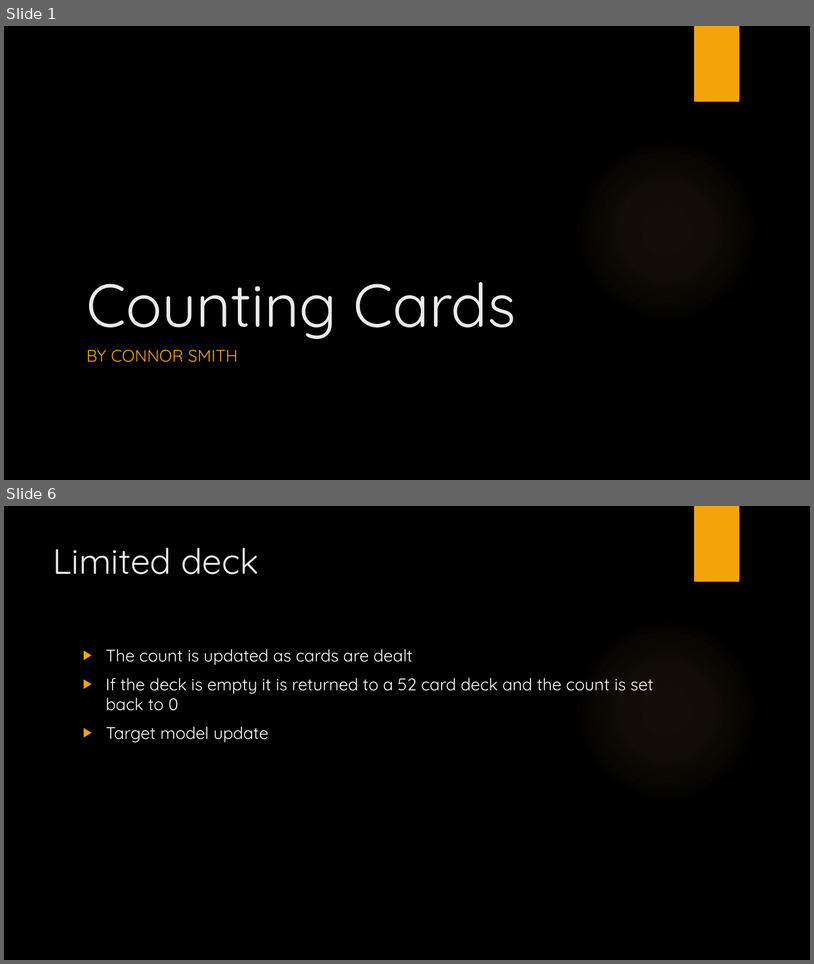
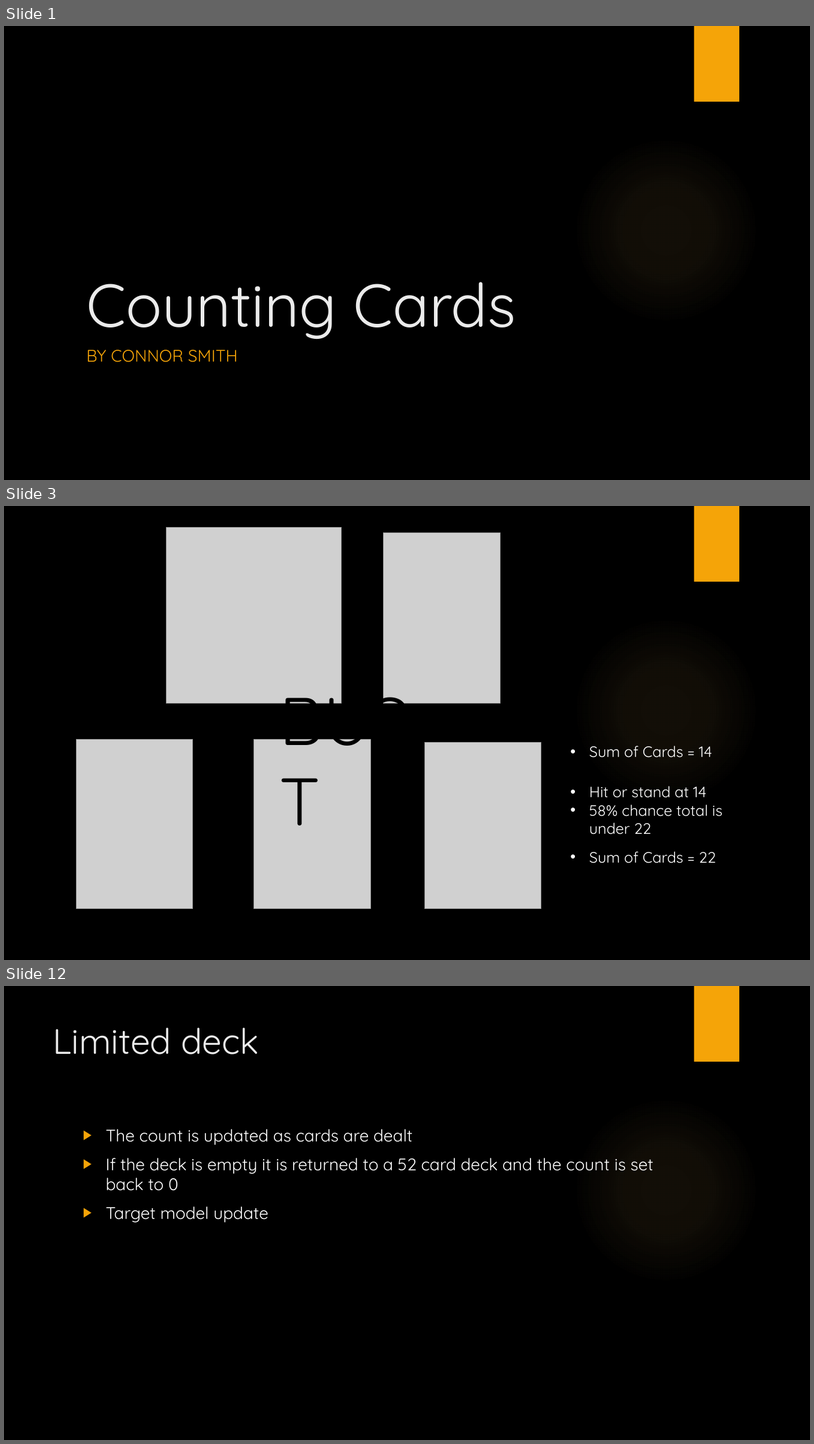
Before and after one commit to westpoint-neural-networks/final-project-connor-smith2, a slide deck: Counting Cards.pptx. Shown one above the other, each under a label of ours: slides 1 and 6 before the commit, slides 1, 3 and 12 after it; the slides between them are not shown. The pictures are 814x964 and 814x1444 pixels, drawn with LibreOffice and Linux fonts; fonts in the diff are those of the drawing; grey boxes stand for pictures; background and template pictures are left out. Boxes give left, top, right and bottom in pixels: in the first picture for what was removed or moved away, otherwise in the second. Text is boxed around its words. In the diff, an @@ line names an element or a change of style, - is before the commit and + after.

```diff
--- a/Counting Cards.pptx
+++ b/Counting Cards.pptx
@@ slide 3 added at [4, 506, 810, 960], background picture (left out); not listed: 2 template elements that a slide beside it also shows @@
@@ picture added at [166, 528, 342, 703] @@
@@ picture added at [384, 532, 501, 703] @@
@@ text added at [274, 675, 452, 762], 80 pt, text #000000 @@
+BUST
@@ picture added at [77, 739, 194, 908] @@
@@ picture added at [254, 739, 371, 909] @@
@@ picture added at [425, 742, 541, 908] @@
@@ text added at [590, 745, 713, 757], 18 pt, text #FFFFFF @@
+• Sum of Cards = 14
@@ text added at [590, 786, 723, 834], 18 pt, text #FFFFFF @@
+• Hit or stand at 14
+• 58% chance total is under 22
@@ text added at [590, 851, 717, 863], 18 pt, text #FFFFFF @@
+• Sum of Cards = 22
@@ what was slide 6 is now slide 12 @@
```
Also in this commit, not shown: 6 slides changed, 8 other slides added, 4 other files.
